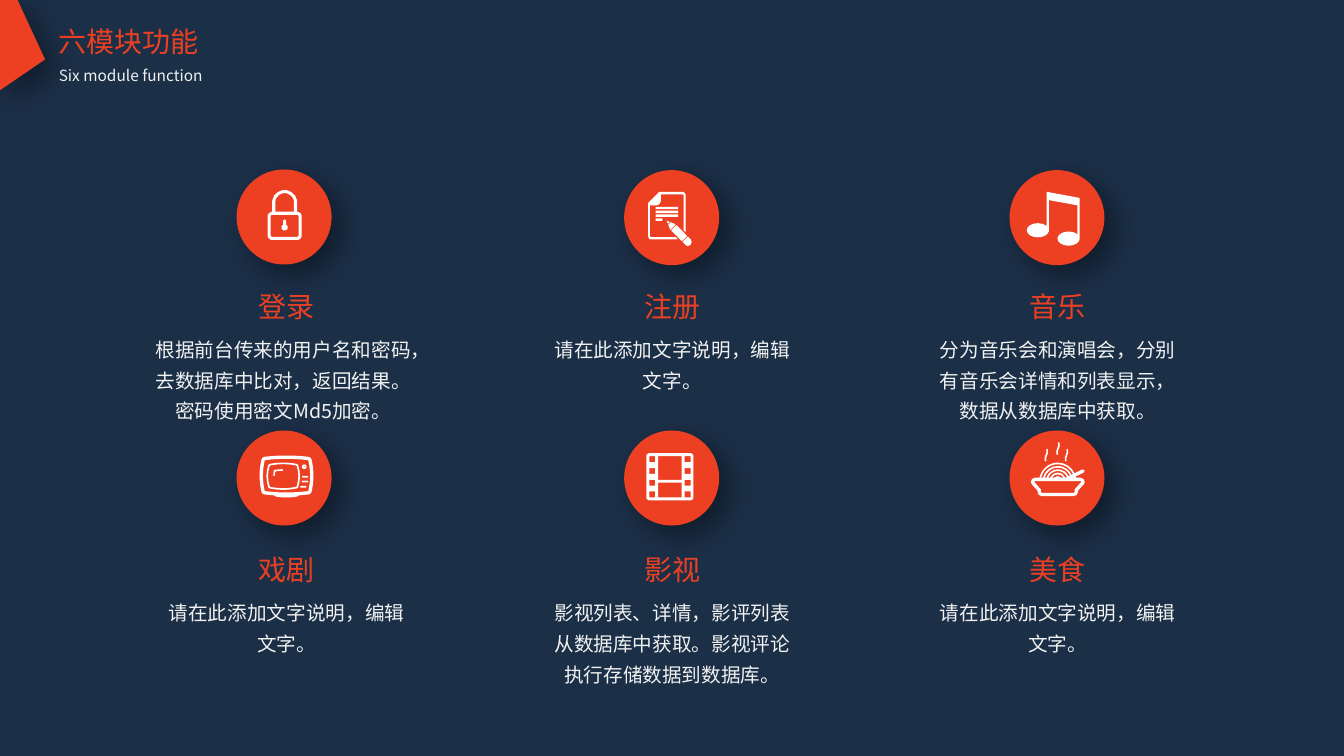
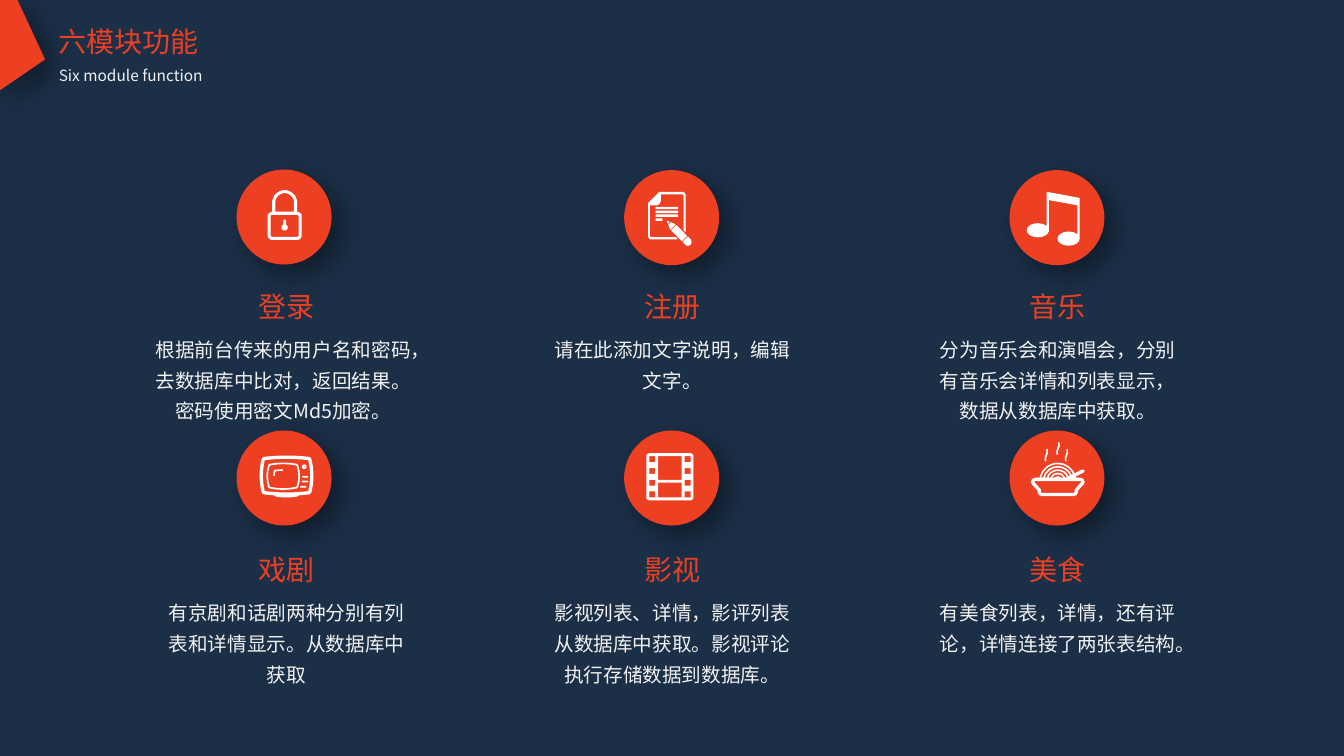
Before and after one commit to telly-tao/Chinasofti, a slide deck: slide 7 of file/休闲生活后台service答辩.pptx. Drawn at 1344x756 pixels with LibreOffice and Linux fonts; fonts in the diff are those of the drawing. Boxes give left, top, right and bottom in pixels: in the first picture for what was removed or moved away, otherwise in the second. Text is boxed around its words. In the diff, an @@ line names an element or a change of style, - is before the commit and + after.

```diff
--- a/file/休闲生活后台service答辩.pptx
+++ b/file/休闲生活后台service答辩.pptx
@@ text at [169, 603, 405, 684]: text changed @@
-请在此添加文字说明，编辑文字。
+有京剧和话剧两种分别有列表和详情显示。从数据库中获取
@@ text at [940, 603, 1195, 653]: text changed @@
-请在此添加文字说明，编辑文字。
+有美食列表，详情，还有评论，详情连接了两张表结构。
```
Also in this commit, not shown: 3 other slides changed, 2 other files.
